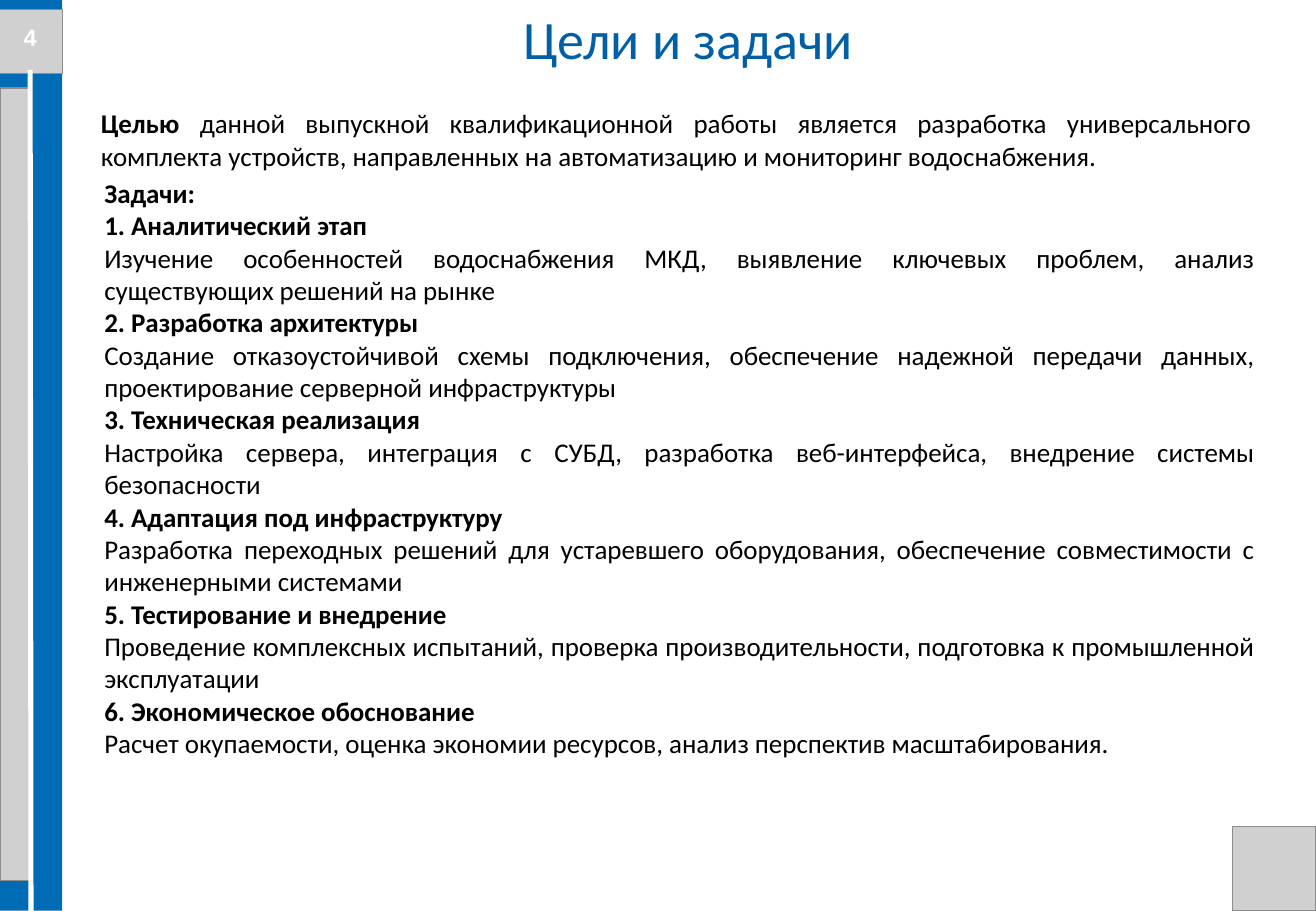
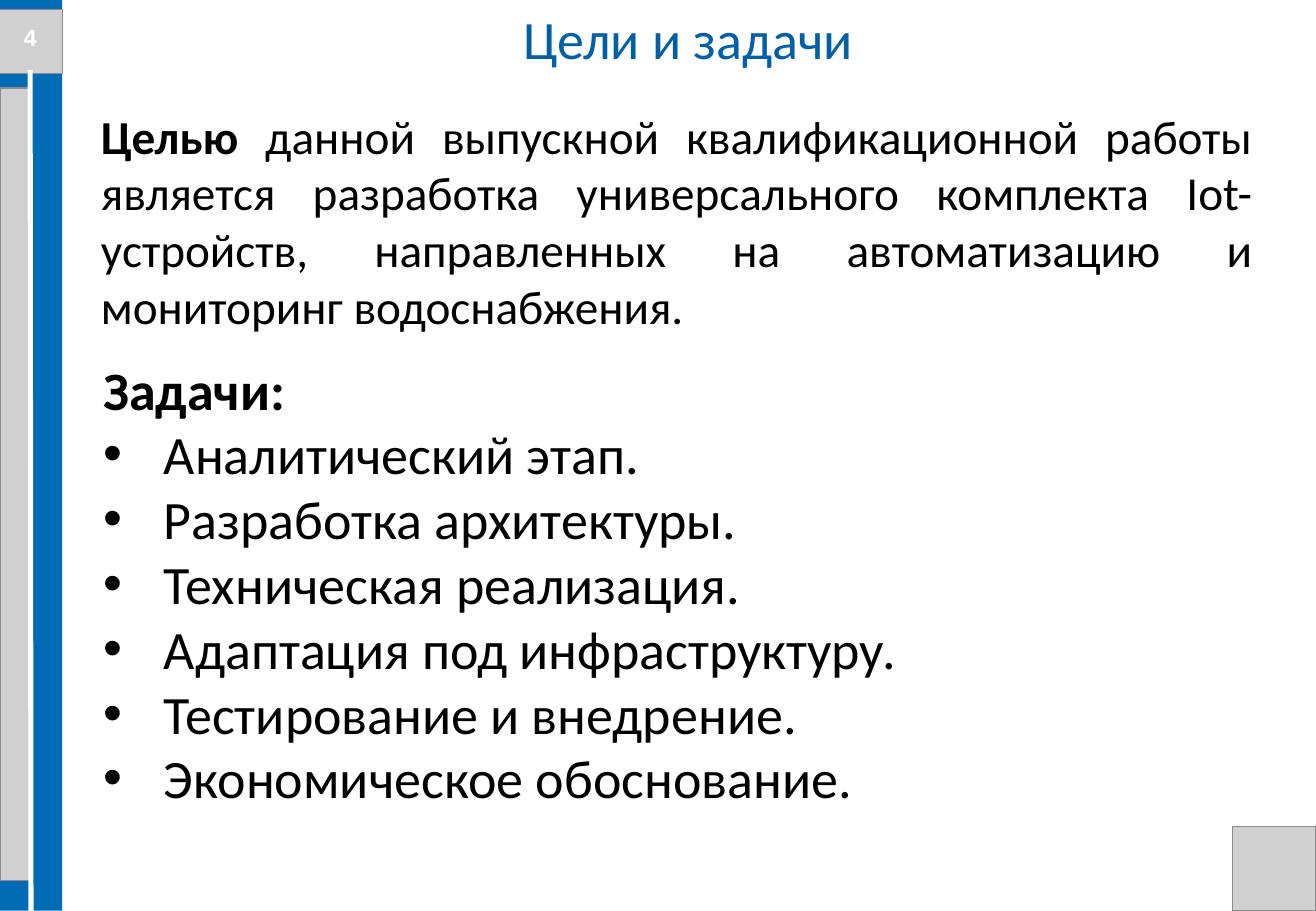
Before and after one commit to Evgenij1234/Diplom-work, a slide deck: slide 4 of Стасик/Презентация диплома Костюк С. В. БПЦ 21-01.pptx. Drawn at 1316x911 pixels with LibreOffice and Linux fonts; fonts in the diff are those of the drawing; grey boxes stand for pictures; background and template pictures are left out. Boxes give left, top, right and bottom in pixels: in the first picture for what was removed or moved away, otherwise in the second. Text is boxed around its words. In the diff, an @@ line names an element or a change of style, - is before the commit and + after.

```diff
--- a/Стасик/Презентация диплома Костюк С. В. БПЦ 21-01.pptx
+++ b/Стасик/Презентация диплома Костюк С. В. БПЦ 21-01.pptx
@@ text at (101, 122, 1253, 332): text changed; size 16 to 28 pt @@
-Целью данной выпускной квалификационной работы является разработка универсального комплекта устройств, направленных на автоматизацию и мониторинг водоснабжения.
+Целью данной выпускной квалификационной работы является разработка универсального комплекта Iot-устройств, направленных на автоматизацию и мониторинг водоснабжения.
@@ text "Задачи:": place and size @@
-text "Задачи:" at (104, 185, 1254, 758)
+text "Задачи:" at (103, 374, 896, 799)
@@ text at (103, 374, 285, 419): size 16 to 32 pt in "Задачи:" @@
@@ text at (164, 437, 896, 799): text changed; size 16 to 32 pt @@
-1. Аналитический этап
-Изучение особенностей водоснабжения МКД, выявление ключевых проблем, анализ существующих решений на рынке
-2. Разработка архитектуры
-Создание отказоустойчивой схемы подключения, обеспечение надежной передачи данных, проектирование серверной инфраструктуры
-3. Техническая реализация
-Настройка сервера, интеграция с СУБД, разработка веб-интерфейса, внедрение системы безопасности
-4. Адаптация под инфраструктуру
-Разработка переходных решений для устаревшего оборудования, обеспечение совместимости с инженерными системами
-5. Тестирование и внедрение
-Проведение комплексных испытаний, проверка производительности, подготовка к промышленной эксплуатации
-6. Экономическое обоснование
-Расчет окупаемости, оценка экономии ресурсов, анализ перспектив масштабирования.
+• Аналитический этап.
+• Разработка архитектуры.
+• Техническая реализация.
+• Адаптация под инфраструктуру.
+• Тестирование и внедрение.
+• Экономическое обоснование.
```
Also in this commit, not shown: 14 other slides changed, 3 slides added, 6 other files.
